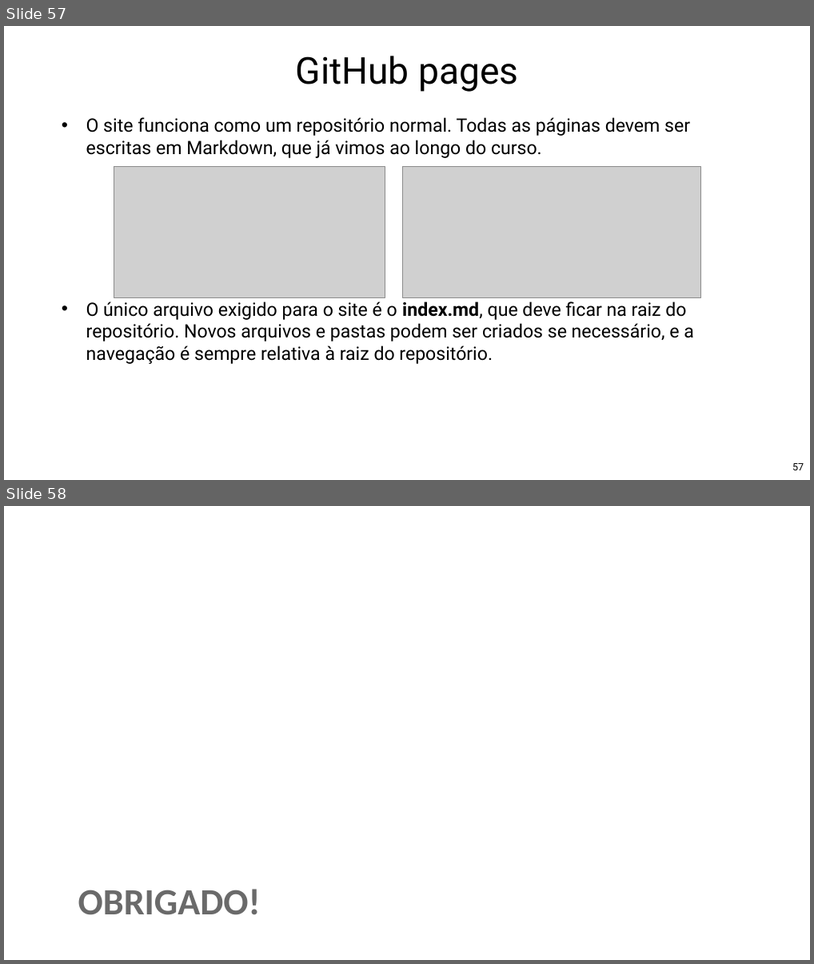
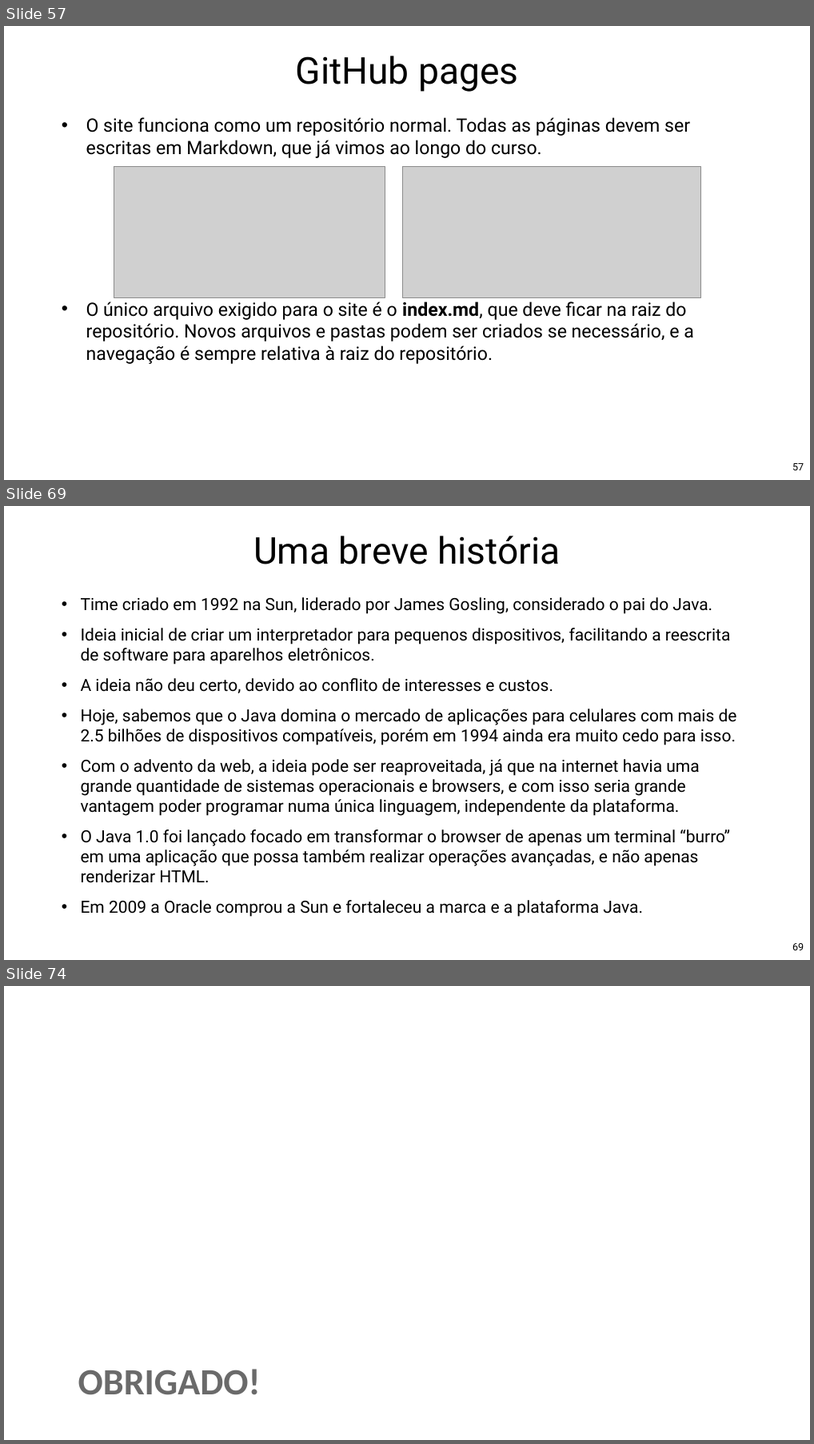
Before and after one commit to Pedrorocha13/2021.1-progoo, a slide deck: materiais/slides.pptx. Shown one above the other, each under a label of ours: slides 57 and 58 before the commit, slides 57, 69 and 74 after it; the slides between them are not shown. The pictures are 814x964 and 814x1444 pixels, drawn with LibreOffice and Linux fonts; fonts in the diff are those of the drawing; grey boxes stand for pictures; background and template pictures are left out. Boxes give left, top, right and bottom in pixels: in the first picture for what was removed or moved away, otherwise in the second. Text is boxed around its words. In the diff, an @@ line names an element or a change of style, - is before the commit and + after.

```diff
--- a/materiais/slides.pptx
+++ b/materiais/slides.pptx
@@ slide 69 added at (x1=4, y1=506, x2=810, y2=960), background picture (left out) @@
@@ title added at (x1=254, y1=536, x2=560, y2=564), 88 pt, text #000000 @@
+Uma breve história
@@ text added at (x1=81, y1=597, x2=738, y2=916), 40 pt, text #000000 @@
+• Time criado em 1992 na Sun, liderado por James Gosling, considerado o pai do Java.
+• Ideia inicial de criar um interpretador para pequenos dispositivos, facilitando a reescrita de software para aparelhos eletrônicos.
+• A ideia não deu certo, devido ao conflito de interesses e custos.
+• Hoje, sabemos que o Java domina o mercado de aplicações para celulares com mais de 2.5 bilhões de dispositivos compatíveis, porém em 1994 ainda era muito cedo para isso.
+• Com o advento da web, a ideia pode ser reaproveitada, já que na internet havia uma grande quantidade de sistemas operacionais e browsers, e com isso seria grande vantagem poder programar numa única linguagem, independente da plataforma.
+• O Java 1.0 foi lançado focado em transformar o browser de apenas um terminal “burro” em uma aplicação que possa também realizar operações avançadas, e não apenas renderizar HTML.
+• Em 2009 a Oracle comprou a Sun e fortaleceu a marca e a plataforma Java.
@@ page number added at (x1=793, y1=943, x2=804, y2=950), 24 pt, text #000000 @@
+69
@@ what was slide 58 is now slide 74 @@
```
Also in this commit, not shown: 1 slide changed, 15 other slides added.
